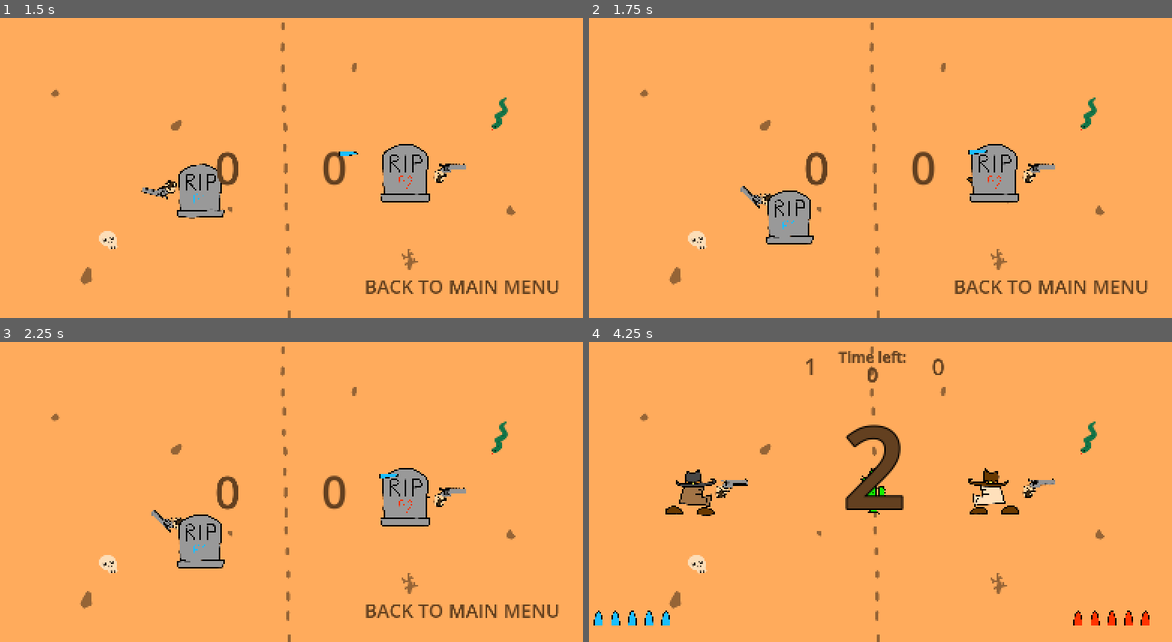
Above: before the commit, frames 1-4 (two rows, left to right).
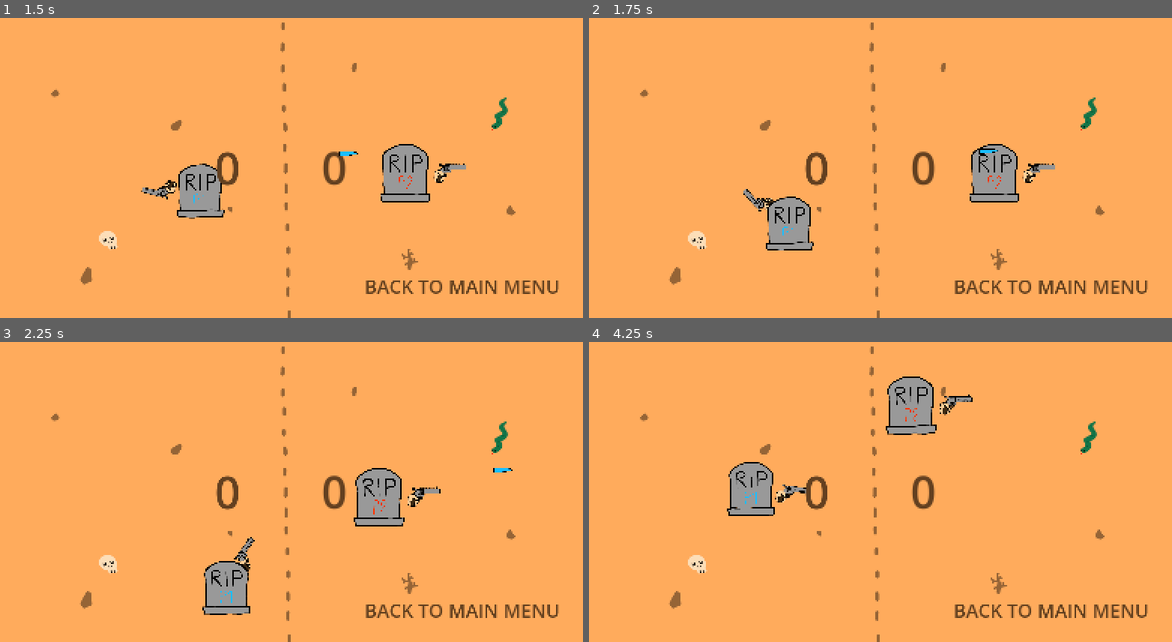
Above: after the commit, the same moments.

Repository: scrr-az/JD_prelim_proj
Game: Godot game, scene res://scenes/end_menu.tscn
Same seed, same stepped clock (60 frames per second), same inputs: the game is played once before the commit and once after it. This scene is started directly instead of the project's main scene. Sound files missing from this copy of the repository are replaced by a short silence.
Inputs (mouse positions are in pixels of both pictures, inside the frame that each line leads up to):
- Up to frame 1 (1.5 s): tap Enter at 0.5 s; move the mouse to (413, 153) at 0.52 s; hold D (p1_right) 0.53-1.28 s; click (413, 153) at 0.6 s; move the mouse to (163, 183) at 1.27 s; hold S (p1_down) from 1.28 s (still down); tap Down (p2_down) at 1.35 s
- Up to frame 2 (1.75 s): keep holding S (p1_down)
- Up to frame 3 (2.25 s): move the mouse to (343, 426) at 2.02 s; release S (p1_down) at 2.03 s; hold D (p1_right) from 2.03 s (still down); hold Left (p2_left) from 2.03 s (still down)
- Up to frame 4 (4.25 s): move the mouse to (839, 552) at 2.77 s; release D (p1_right) at 2.78 s; release Left (p2_left) at 2.78 s; hold W (p1_up) 2.78-3.53 s; tap Right (p2_right) at 2.85 s; move the mouse to (1049, 537) at 3.52 s; hold A (p1_left) from 3.53 s (still down); hold Up (p2_up) from 3.53 s (still down)

Frame 1 is identical in both runs. In frame 2, 0.8% of the frame differs, in the area x 25-72%, y 43-78%; in frame 3, 4.9%; in frame 4, 8.3%, in the area x 0-97%, y 3-95%.

Commit message:
fixed collision non detection on draw menu

Diff:
--- a/scripts/end_menu.gd
+++ b/scripts/end_menu.gd
@@ -22,10 +22,12 @@
 	else:
 		$Player1/SpriteGrave.visible = true
 		$Player1/SpriteWalk.visible = false
-		$Player1/Area2D/CollisionShape2D.disabled = true
+		$Player1/Area2D.monitoring = false
+		$Player1/Area2D.monitorable = false
 		$Player2/SpriteGrave.visible = true
 		$Player2/SpriteWalk.visible = false
-		$Player2/Area2D/CollisionShape2D.disabled = true
+		$Player2/Area2D.monitoring = false
+		$Player2/Area2D.monitorable = false
 
 
 func _on_back_area_area_entered(_area: Area2D) -> void:
--- a/scripts/global.gd
+++ b/scripts/global.gd
@@ -27,7 +27,7 @@
 func setup_end_of_times_timer():											## sets up timer
 	end_of_times_timer = Timer.new()
 	end_of_times_timer.one_shot = true
-	end_of_times_timer.wait_time = 90.0
+	end_of_times_timer.wait_time = 3.0
 	end_of_times_timer.timeout.connect(_on_end_of_times_timer_timeout)
 	add_child(end_of_times_timer)
 
